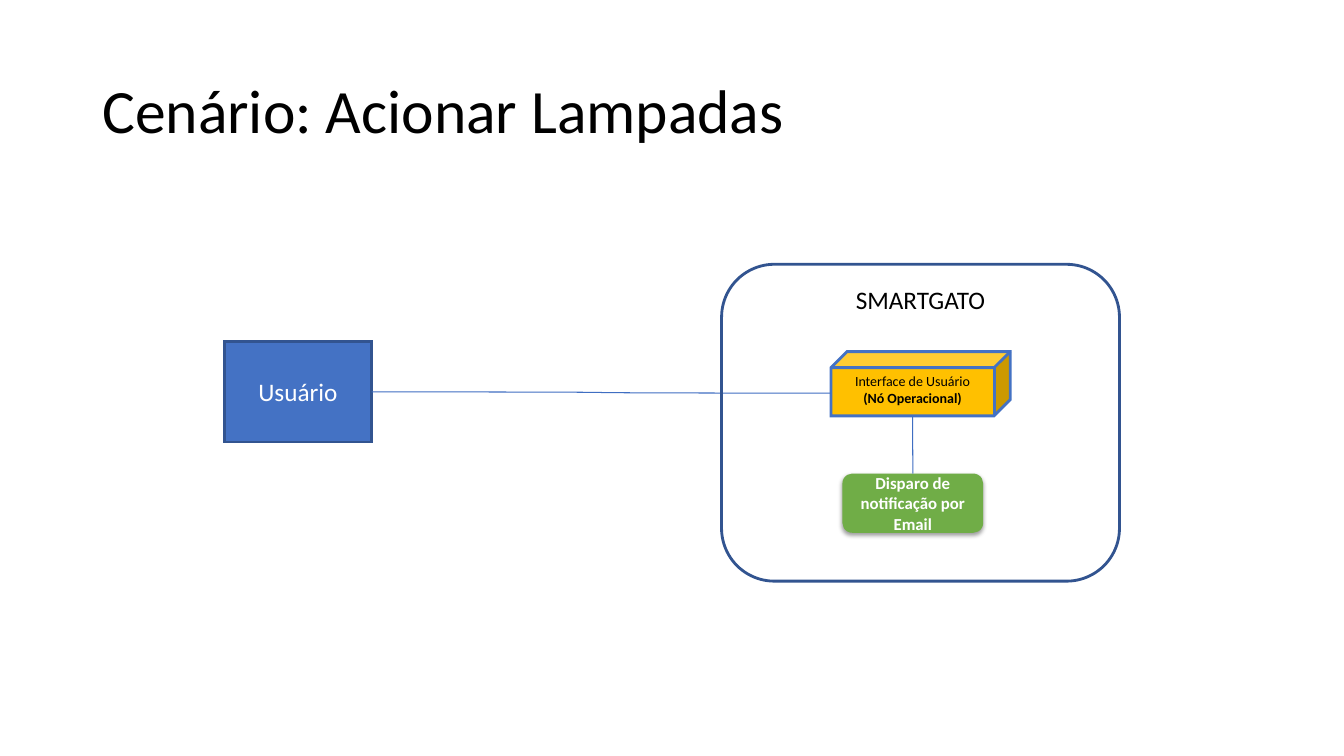
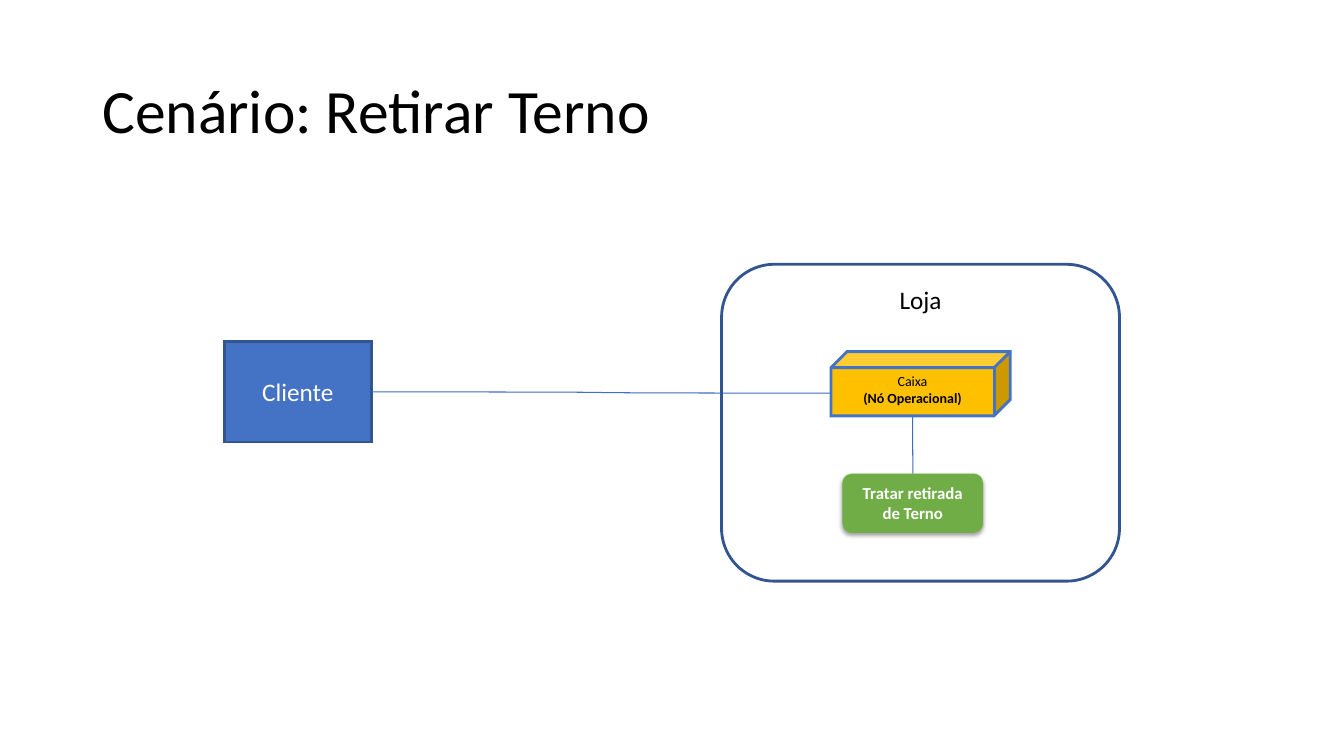
Before and after one commit to grupopenelopechavosa/OPE---Faculdade-Impacta, a slide deck: slide 4 of 15 - Arquitetura de Negócio para cada Cenário.pptx. Drawn at 1344x756 pixels with LibreOffice and Linux fonts; fonts in the diff are those of the drawing. Boxes give left, top, right and bottom in pixels: in the first picture for what was removed or moved away, otherwise in the second. Text is boxed around its words. In the diff, an @@ line names an element or a change of style, - is before the commit and + after.

```diff
--- a/15 - Arquitetura de Negócio para cada Cenário.pptx
+++ b/15 - Arquitetura de Negócio para cada Cenário.pptx
@@ text at bbox=[102, 90, 649, 134]: text changed @@
-Cenário: Acionar Lampadas
+Cenário: Retirar Terno
@@ text in rounded rectangle at bbox=[900, 291, 942, 314]: text changed @@
-SMARTGATO
+Loja
@@ text in rectangle at bbox=[262, 383, 333, 401]: text changed @@
-Usuário
+Cliente
@@ text in cube at bbox=[898, 376, 928, 386]: text changed @@
-Interface de Usuário
+Caixa
@@ text in rounded rectangle at bbox=[863, 487, 963, 519]: text changed @@
-Disparo de notificação por Email
+Tratar retirada de Terno
```
Also in this commit, not shown: 4 slides added, 4 slides removed, 3 other files.
